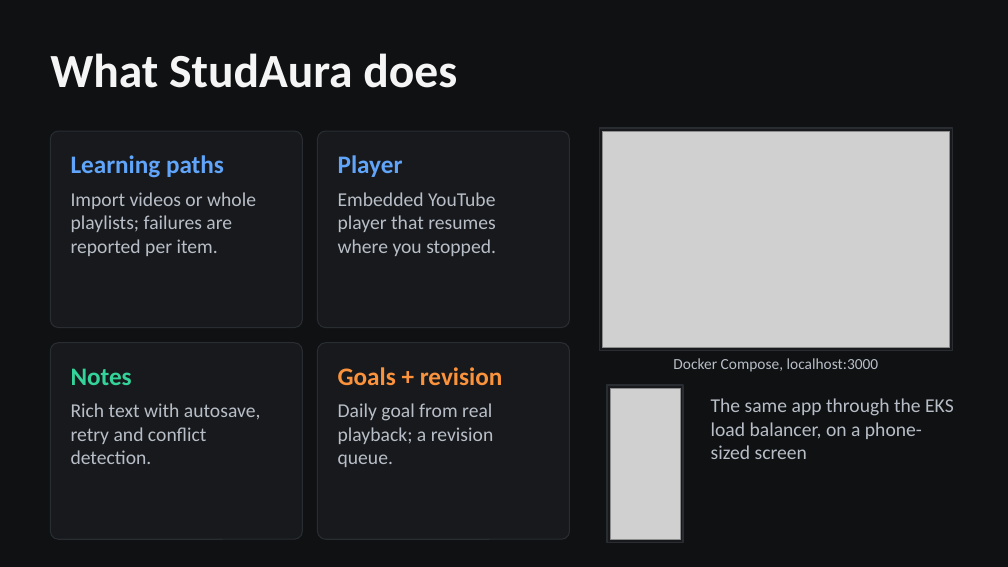
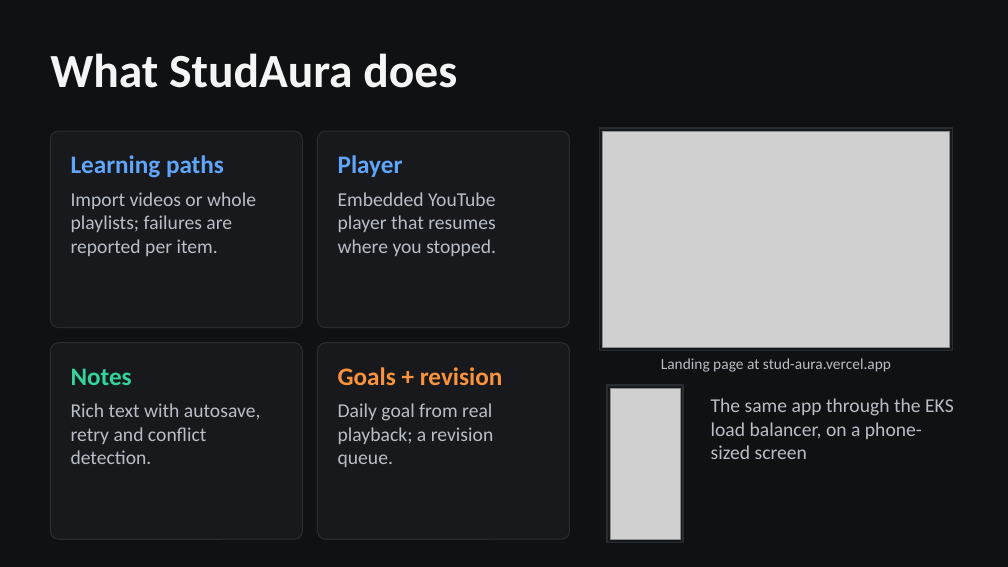
Before and after one commit to Avishkar74/StudAura, a slide deck: slide 2 of StudAura-presentation.pptx. Drawn at 1008x567 pixels with LibreOffice and Linux fonts; fonts in the diff are those of the drawing; grey boxes stand for pictures. Boxes give left, top, right and bottom in pixels: in the first picture for what was removed or moved away, otherwise in the second. Text is boxed around its words. In the diff, an @@ line names an element or a change of style, - is before the commit and + after.

Commit message:
docs: current test counts, live link and landing page in the deck
The deck shows the landing page and the live address, and its closing wording no longer assumes
a demo. Test counts are 674 backend and 425 frontend (the captured pytest run showed 656).

```diff
--- a/StudAura-presentation.pptx
+++ b/StudAura-presentation.pptx
@@ text at bbox=[661, 358, 891, 372]: text changed @@
-Docker Compose, localhost:3000
+Landing page at stud-aura.vercel.app
```
Also in this commit, not shown: 4 other slides changed, 2 other files.
